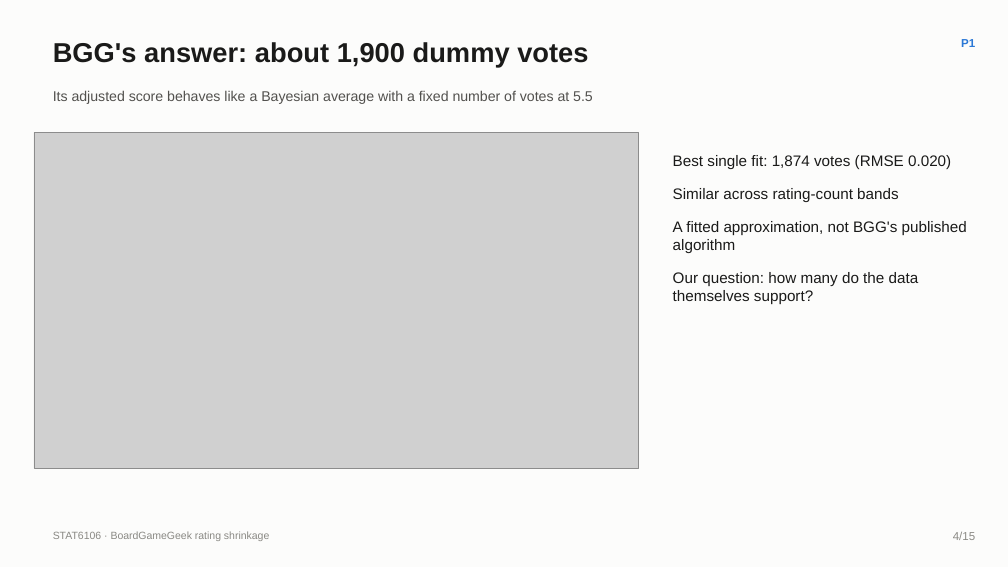
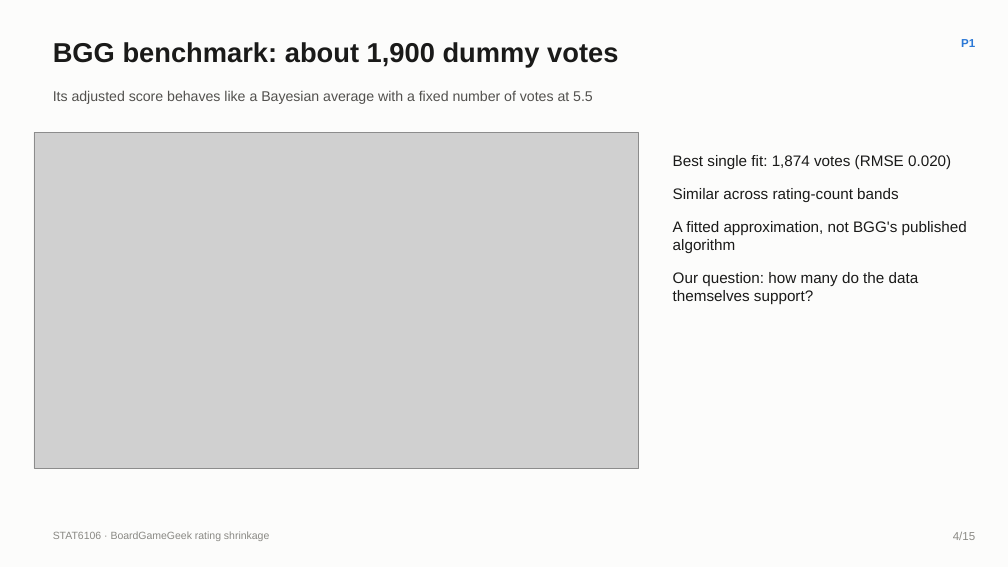
Before and after one commit to iwanttosleeeep/bayesian-boardgame-ratings, a slide deck: slide 4 of slides/Group_deck_draft.pptx. Drawn at 1008x567 pixels with LibreOffice and Linux fonts; fonts in the diff are those of the drawing; grey boxes stand for pictures. Boxes give left, top, right and bottom in pixels: in the first picture for what was removed or moved away, otherwise in the second. Text is boxed around its words. In the diff, an @@ line names an element or a change of style, - is before the commit and + after.

Commit message:
docs: align group deck wording and record reproduction validation

```diff
--- a/slides/Group_deck_draft.pptx
+++ b/slides/Group_deck_draft.pptx
@@ text at [53, 42, 618, 67]: text changed @@
-BGG's answer: about 1,900 dummy votes
+BGG benchmark: about 1,900 dummy votes
```
Also in this commit, not shown: 5 other slides changed, 6 other files.
